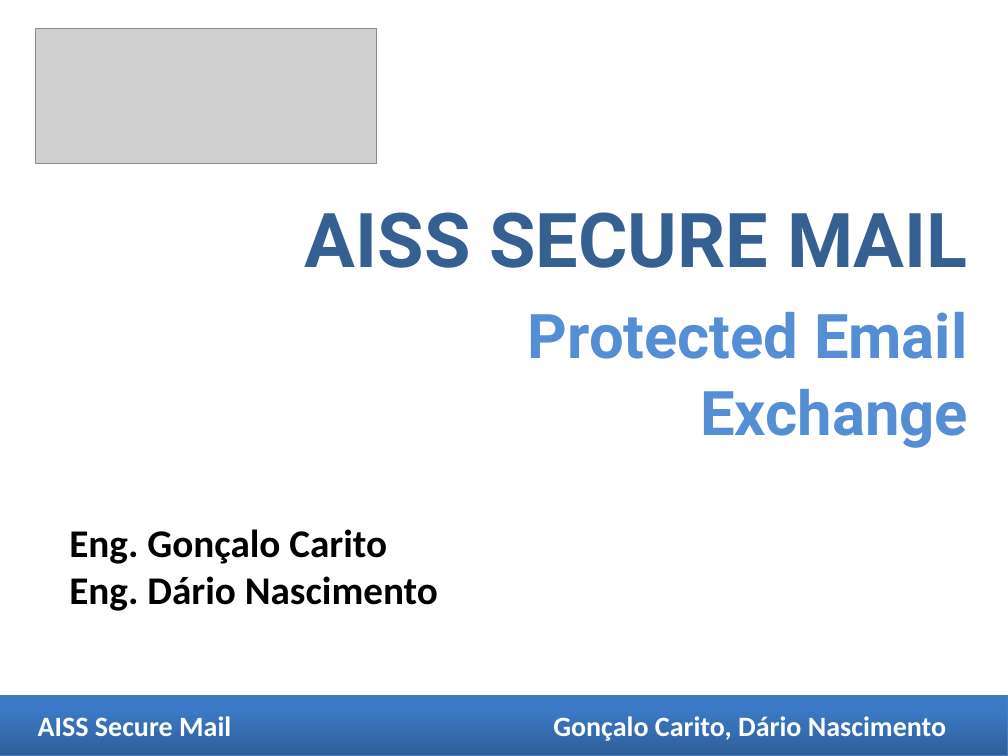
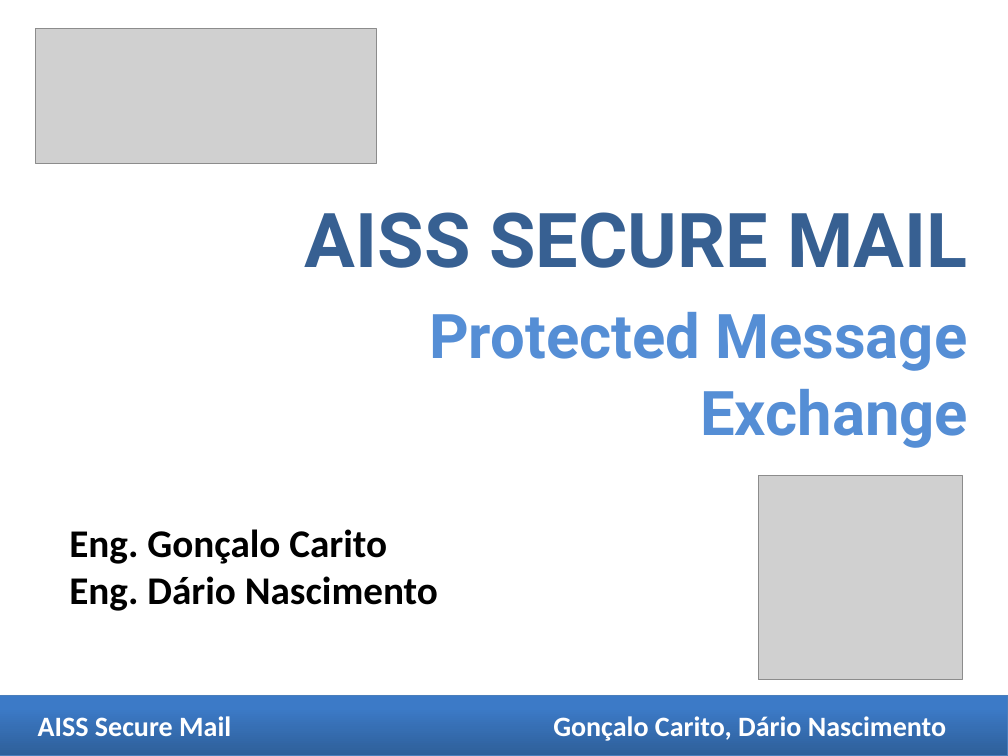
Before and after one commit to dnascimento/AISSProject, a slide deck: slide 1 of Apresentacoes/Comercial/Apresentação.pptx. Drawn at 1008x756 pixels with LibreOffice and Linux fonts; fonts in the diff are those of the drawing; grey boxes stand for pictures. Boxes give left, top, right and bottom in pixels: in the first picture for what was removed or moved away, otherwise in the second. Text is boxed around its words. In the diff, an @@ line names an element or a change of style, - is before the commit and + after.

```diff
--- a/Apresentacoes/Comercial/Apresentação.pptx
+++ b/Apresentacoes/Comercial/Apresentação.pptx
@@ text at [429, 312, 968, 448]: text changed @@
-Protected Email Exchange
+Protected Message Exchange
@@ picture added at [758, 476, 962, 679] @@
```
Also in this commit, not shown: 9 other slides changed, 3 slides added, 2 other files.
